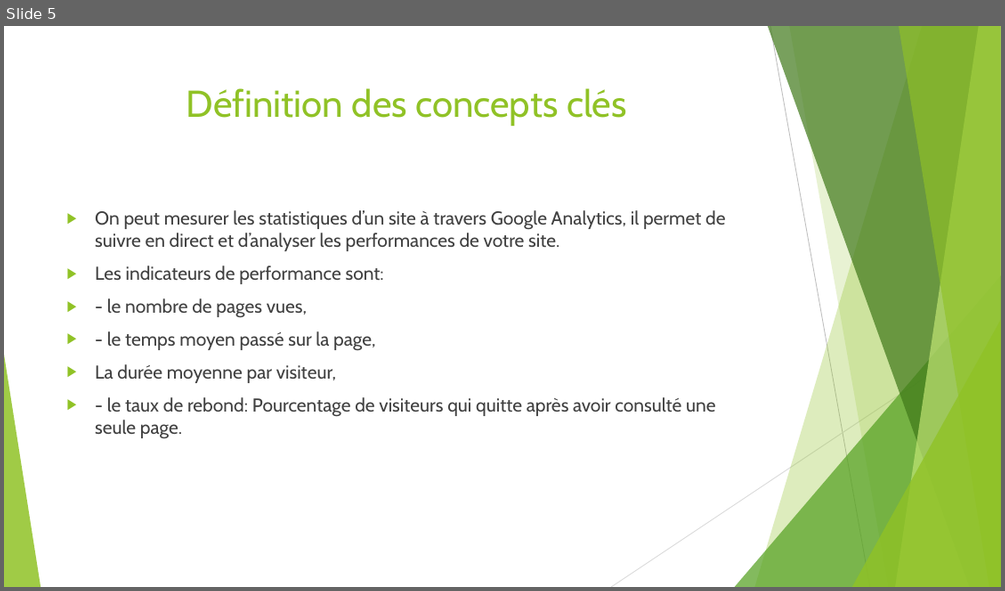
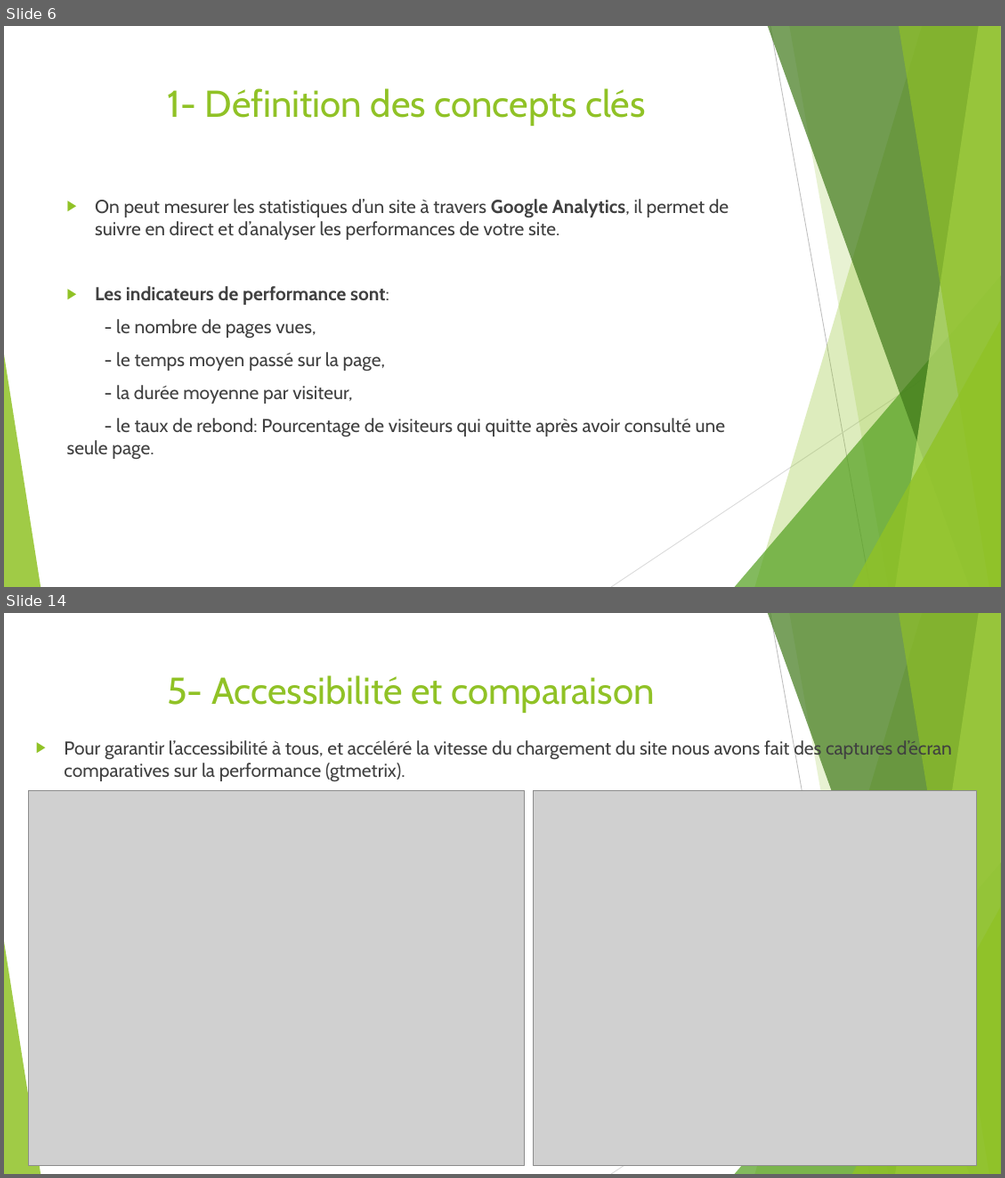
Before and after one commit to SOW-tech/Projet4ameliore, a slide deck: Présentation Projet4.pptx. Shown one above the other, each under a label of ours: slide 5 before the commit, slides 6 and 14 after it; the slides between them are not shown. The pictures are 1005x591 and 1005x1178 pixels, drawn with LibreOffice and Linux fonts; fonts in the diff are those of the drawing; grey boxes stand for pictures. Boxes give left, top, right and bottom in pixels: in the first picture for what was removed or moved away, otherwise in the second. Text is boxed around its words. In the diff, an @@ line names an element or a change of style, - is before the commit and + after.

```diff
--- a/Présentation Projet4.pptx
+++ b/Présentation Projet4.pptx
@@ slide 14 added at [4,613,1001,1174], background #FFFFFF; not listed: 10 template elements that a slide beside it also shows @@
@@ title added at [167,675,654,713], 36 pt, text #90C226 @@
+5- Accessibilité et comparaison
@@ text added at [64,738,952,782], 18 pt, text #404040 @@
+▶ Pour garantir l’accessibilité à tous, et accéléré la vitesse du chargement du site nous avons fait des captures d’écran comparatives sur la performance (gtmetrix).
@@ picture added at [29,790,525,1165] @@
@@ picture added at [533,790,976,1165] @@
@@ what was slide 5 is now slide 6 @@
@@ slide 6 changed as well @@
@@ title at [168,88,646,126]: text changed @@
-Définition des concepts clés
+1- Définition des concepts clés
@@ text "On peut mesurer les statistiques ...": place and size @@
-text "On peut mesurer les statistiques ..." at [95,210,725,438]
+text "On peut mesurer les statistiques ..." at [67,199,728,459]
@@ text at [67,199,728,459]: bold on in "Google Analytics,", "Les indicateurs de performance sont:"; bullet ▶ to none @@
@@ text at [116,385,352,403]: text changed @@
-▶ La durée moyenne par visiteur,
+- la durée moyenne par visiteur,
```
Also in this commit, not shown: 5 other slides changed, 8 other slides added, 10 other files.
